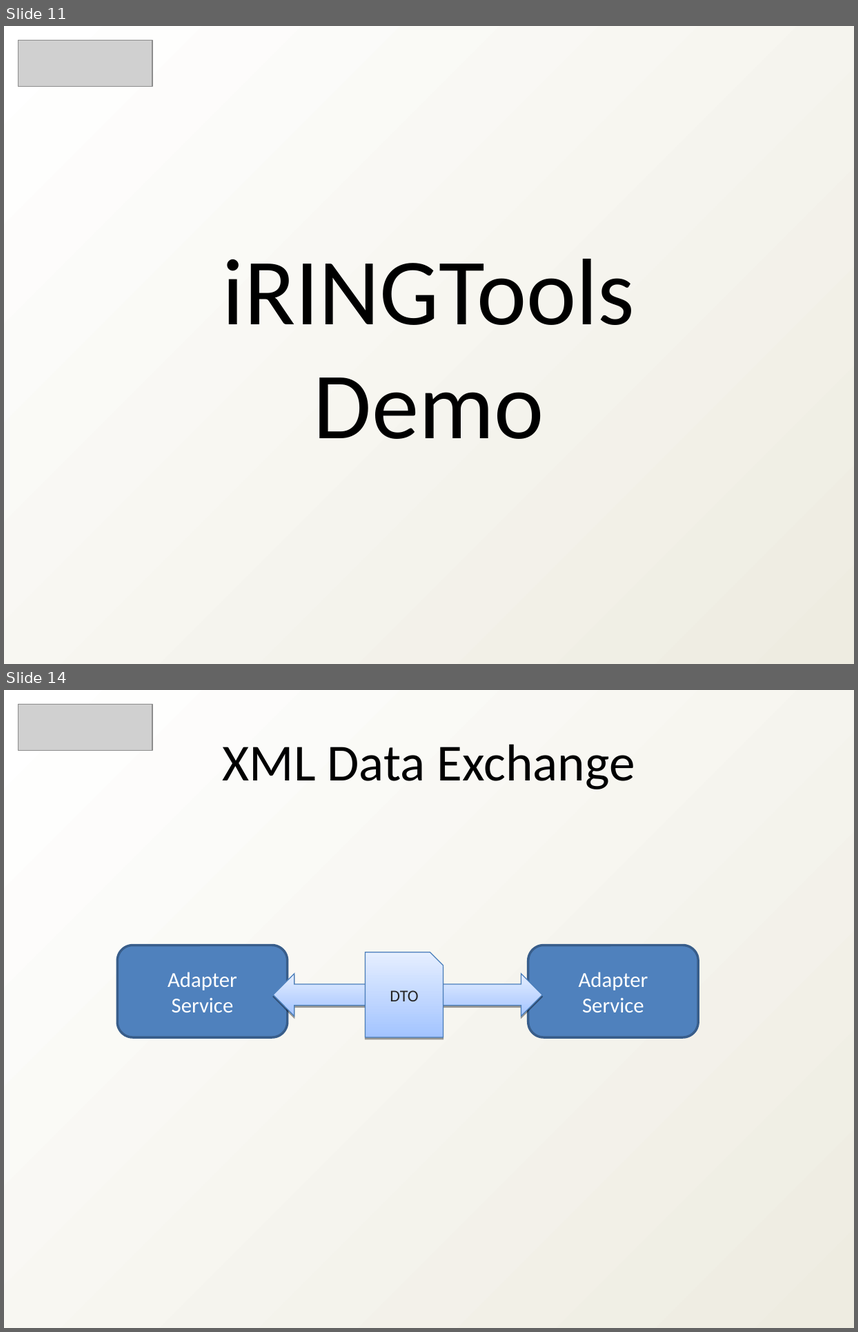
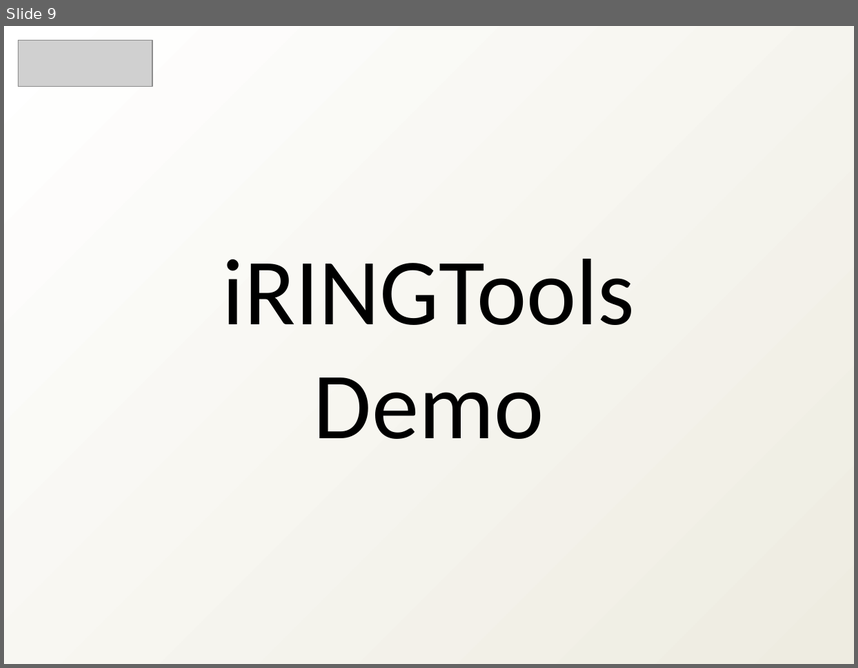
Before and after one commit to heyena/iring-tools, a slide deck: trunk/Documentation/iRINGTools_Overview_v2_0_0.ppt. Shown one above the other, each under a label of ours: slides 11 and 14 before the commit, slide 9 after it; the slides between them are not shown. The pictures are 858x1332 and 858x668 pixels, drawn with LibreOffice and Linux fonts; fonts in the diff are those of the drawing; grey boxes stand for pictures. Boxes give left, top, right and bottom in pixels: in the first picture for what was removed or moved away, otherwise in the second. Text is boxed around its words. In the diff, an @@ line names an element or a change of style, - is before the commit and + after.

```diff
--- a/trunk/Documentation/iRINGTools_Overview_v2_0_0.ppt
+++ b/trunk/Documentation/iRINGTools_Overview_v2_0_0.ppt
@@ slide 14 removed at box(4, 690, 854, 1328), background gradient #FFFFFF to #EEECE1 @@
@@ picture removed at box(18, 704, 153, 750) @@
@@ text removed at box(223, 744, 635, 789) @@
-XML Data Exchange
@@ rounded rectangle removed at box(117, 945, 287, 1037) @@
-Adapter
-Service
@@ freeform shape removed at box(366, 952, 444, 1037) @@
-DTO
@@ rounded rectangle removed at box(528, 945, 699, 1037) @@
-Adapter
-Service
@@ left right arrow removed at box(274, 973, 543, 1016) @@
@@ what was slide 11 is now slide 9 @@
```
Also in this commit, not shown: 9 slides changed, 2 slides added, 2 other slides removed, 34 other files.
